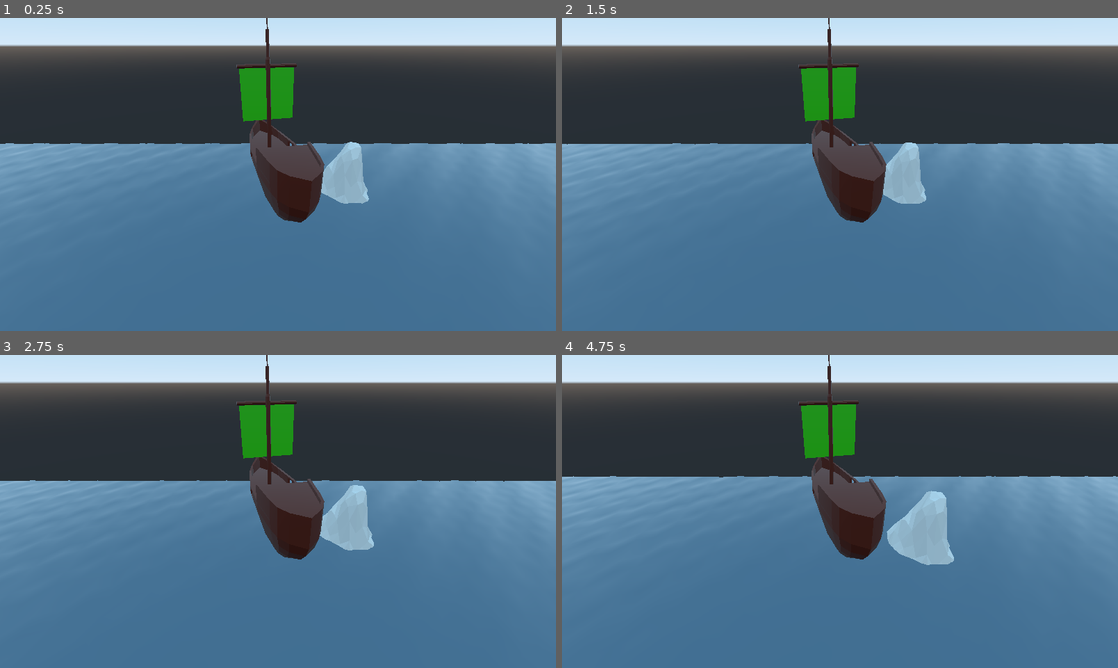
Above: before the commit, frames 1-4 (two rows, left to right).
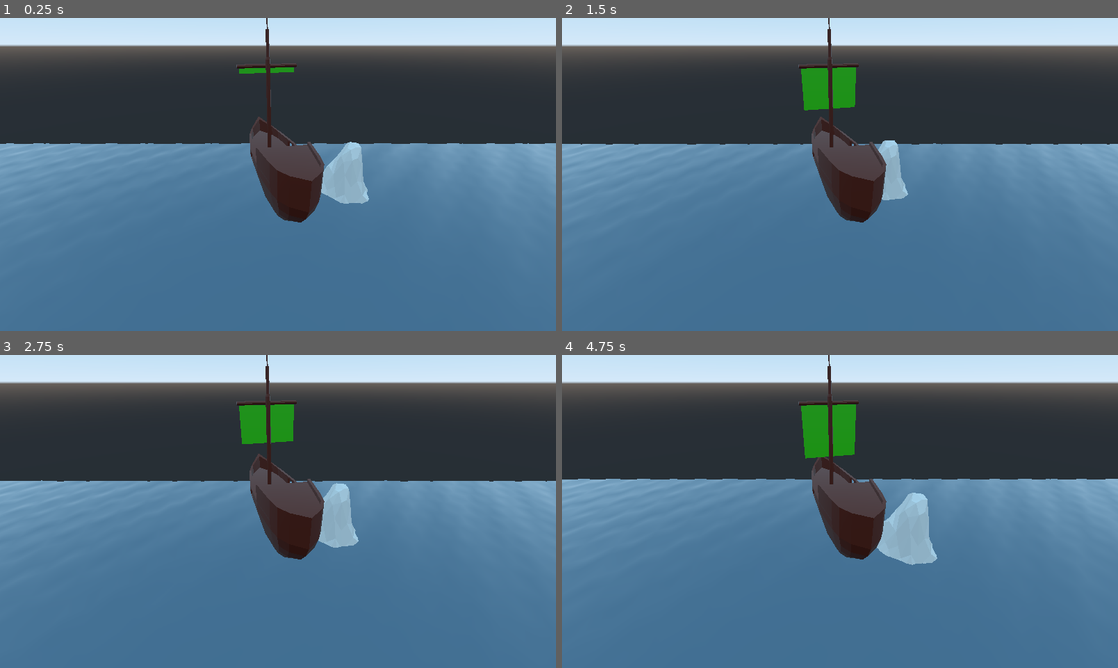
Above: after the commit, the same moments.

Repository: Neczesk/navis
Game: Godot game, scene res://world_scenes/world.tscn
Two runs of this game, one before a commit and one after it. Both use one fixed random seed, a clock stepped at 60 frames per second and the inputs below.
Inputs:
- Up to frame 1 (0.25 s): no input
- Up to frame 2 (1.5 s): tap Enter at 0.5 s; hold D (steer_right) 0.53-1.28 s; hold W (add_sail) 0.53-1.28 s; tap C (lower_ballast) at 0.8, 1.35 s; hold A (steer_left) from 1.28 s (still down)
- Up to frame 3 (2.75 s): tap V (raise_ballast) at 1.55 s; release A (steer_left) at 2.03 s; hold D (steer_right) from 2.03 s (still down); hold V (raise_ballast) from 2.03 s (still down); tap S (remove_sail) at 2.3 s
- Up to frame 4 (4.75 s): release V (raise_ballast) at 2.78 s; tap S (remove_sail) at 2.85 s; tap W (add_sail) at 3.05 s; release D (steer_right) at 3.53 s; hold W (add_sail) 3.53-4.28 s; hold A (steer_left) from 3.53 s (still down); tap C (lower_ballast) at 3.8, 4.35 s; tap V (raise_ballast) at 4.55 s

The runs differ from the first frame. In frame 1, 1.3% of the frame differs, in the area x 1-98%, y 17-60%; in frame 2, 1.2%; in frame 3, 1.4%; in frame 4, 2.1%, in the area x 0-100%, y 22-68%.

Commit message:
Implemented drag approximation

Diff:
--- a/scripts/airship.gd
+++ b/scripts/airship.gd
@@ -5,10 +5,13 @@
 var wind_strength: float
 export var sail_area: float
 export var rudder_power: float
-
+export var bouyancy_delta: float = 5000
+export var sail_delta: float = 1
+var sail_level: float setget set_sail_level
 func set_sail_level(new_sail):
 	sail_level = clamp(new_sail, 0.0, 1.0)
-var sail_level: float setget set_sail_level
+	$sail_ship_1.set_sail_level(sail_level)
+
 
 # Declare member variables here. Examples:
 # var a = 2
@@ -17,8 +20,9 @@
 
 # Called when the node enters the scene tree for the first time.
 func _ready():
-	$bouyancy_controller/bouyancy_point.max_bouyancy = weight*1.2
-	$bouyancy_controller/bouyancy_point.min_bouyancy = weight*0.7
+	$sail_ship_1.set_sail_level(sail_level)
+	$bouyancy_controller/bouyancy_point.max_bouyancy = weight*1.5
+	$bouyancy_controller/bouyancy_point.min_bouyancy = weight*0.5
 	$bouyancy_controller/bouyancy_point.bouyancy = weight
 	pass # Replace with function body.
 
@@ -35,17 +39,28 @@
 	add_central_force(forward)
 
 	if Input.is_action_pressed("steer_left"):
-		add_torque(Vector3(0,1,0) * rudder_power)
+		add_torque(Vector3(0,1,0) * rudder_power * state.step)
 	if Input.is_action_pressed("steer_right"):
-		add_torque(Vector3(0,-1,0) * rudder_power)
+		add_torque(Vector3(0,-1,0) * rudder_power * state.step)
 	if Input.is_action_pressed("add_sail"):
-		set_sail_level(sail_level+0.01)
+		set_sail_level(sail_level+(sail_delta * state.step))
 	if Input.is_action_pressed("remove_sail"):
-		set_sail_level(sail_level-0.01)
+		set_sail_level(sail_level-(sail_delta * state.step))
 	if Input.is_action_pressed("lower_ballast"):
-		$bouyancy_controller/bouyancy_point.bouyancy += 50
+		$bouyancy_controller/bouyancy_point.bouyancy += bouyancy_delta * state.step
 	if Input.is_action_pressed("raise_ballast"):
-		$bouyancy_controller/bouyancy_point.bouyancy -= 50
+		$bouyancy_controller/bouyancy_point.bouyancy -= bouyancy_delta * state.step
+
+	var current_lin_vel: Vector3 = state.linear_velocity
+	var current_ang_vel: Vector3 = state.angular_velocity
+	var lin_drag: Vector3 = current_lin_vel.normalized() * current_lin_vel.length_squared() * -1
+	var ang_drag: Vector3 = current_ang_vel.normalized() * current_ang_vel.length_squared() * -1
+	lin_drag *=  mass
+	ang_drag *=  mass * mass
+
+	add_central_force(lin_drag)
+	add_torque(ang_drag)
+
 
 
 
--- /dev/null
+++ b/scripts/sail_airship_1.gd
@@ -0,0 +1,9 @@
+extends Spatial
+
+var sail_level setget set_sail_level
+func set_sail_level(new_sail):
+	sail_level = clamp(new_sail, 0.0, 1.0)
+	$Plane.set("blend_shapes/Key 1", sail_level)
+
+func _ready():
+	pass
--- a/ship_scenes/airship.tscn
+++ b/ship_scenes/airship.tscn
@@ -1,7 +1,7 @@
 [gd_scene load_steps=5 format=2]
 
 [ext_resource path="res://scripts/airship.gd" type="Script" id=1]
-[ext_resource path="res://meshes/main-ship-model.gltf" type="PackedScene" id=2]
+[ext_resource path="res://ship_scenes/sail_airship_1.tscn" type="PackedScene" id=2]
 [ext_resource path="res://scripts/bouyancy_point.gd" type="Script" id=3]
 
 [sub_resource type="CapsuleShape" id=1]
@@ -14,9 +14,10 @@
 angular_damp = 2.0
 script = ExtResource( 1 )
 sail_area = 1000.0
-rudder_power = 1000.0
+rudder_power = 10000.0
+bouyancy_delta = 50.0
 
-[node name="main-ship-model" parent="." instance=ExtResource( 2 )]
+[node name="sail_ship_1" parent="." instance=ExtResource( 2 )]
 
 [node name="camera_pivot" type="Spatial" parent="."]
 transform = Transform( 0.965926, -0.12941, -0.224144, 0, 0.866025, -0.5, 0.258819, 0.482963, 0.836516, 0, 0, 0 )
--- /dev/null
+++ b/ship_scenes/sail_airship_1.tscn
@@ -0,0 +1,7 @@
+[gd_scene load_steps=3 format=2]
+
+[ext_resource path="res://meshes/main-ship-model.gltf" type="PackedScene" id=1]
+[ext_resource path="res://scripts/sail_airship_1.gd" type="Script" id=2]
+
+[node name="sail_ship_1" instance=ExtResource( 1 )]
+script = ExtResource( 2 )
--- a/world_scenes/world.tscn
+++ b/world_scenes/world.tscn
@@ -17,4 +17,7 @@
 
 [node name="airship" parent="." instance=ExtResource( 3 )]
 transform = Transform( 1, 0, 0, 0, 1, 0, 0, 0, 1, -128, 25.1242, -128 )
-rudder_power = 10000.0
+linear_damp = -1.0
+angular_damp = -1.0
+rudder_power = 5e+06
+bouyancy_delta = 2000.0
